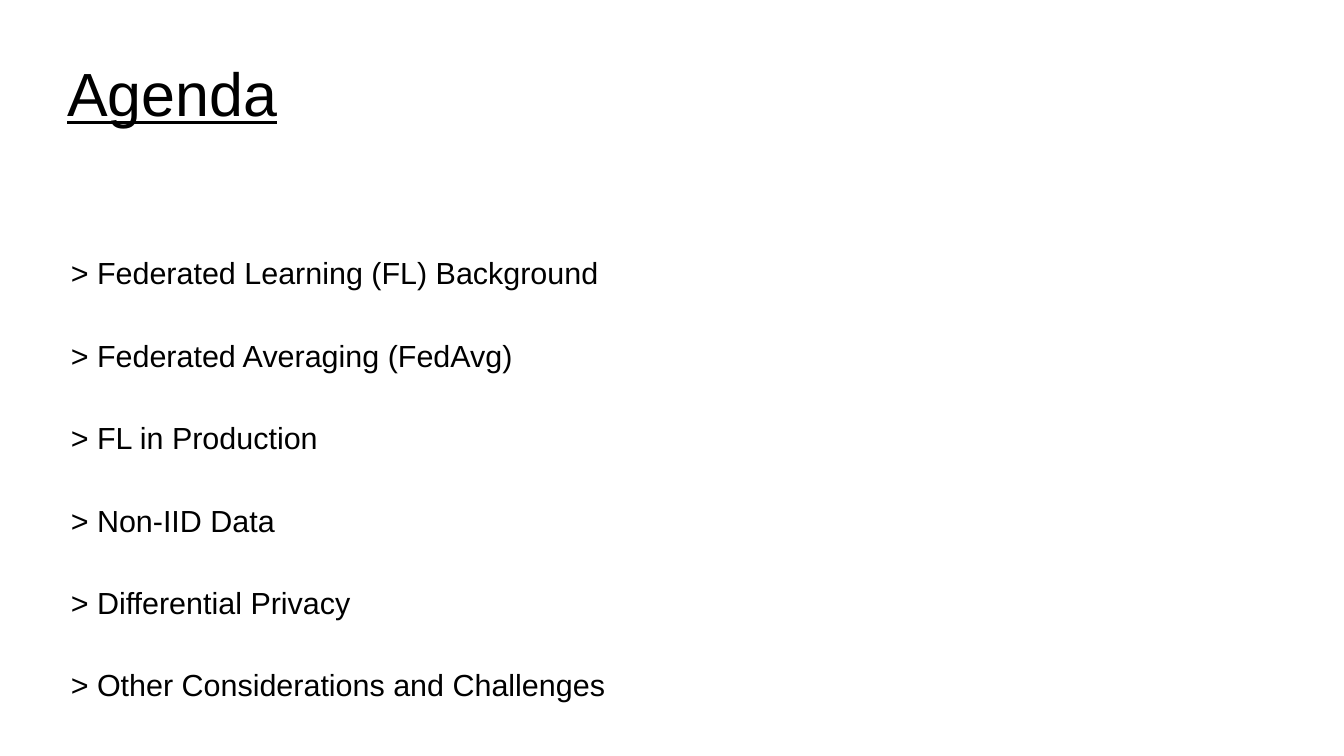
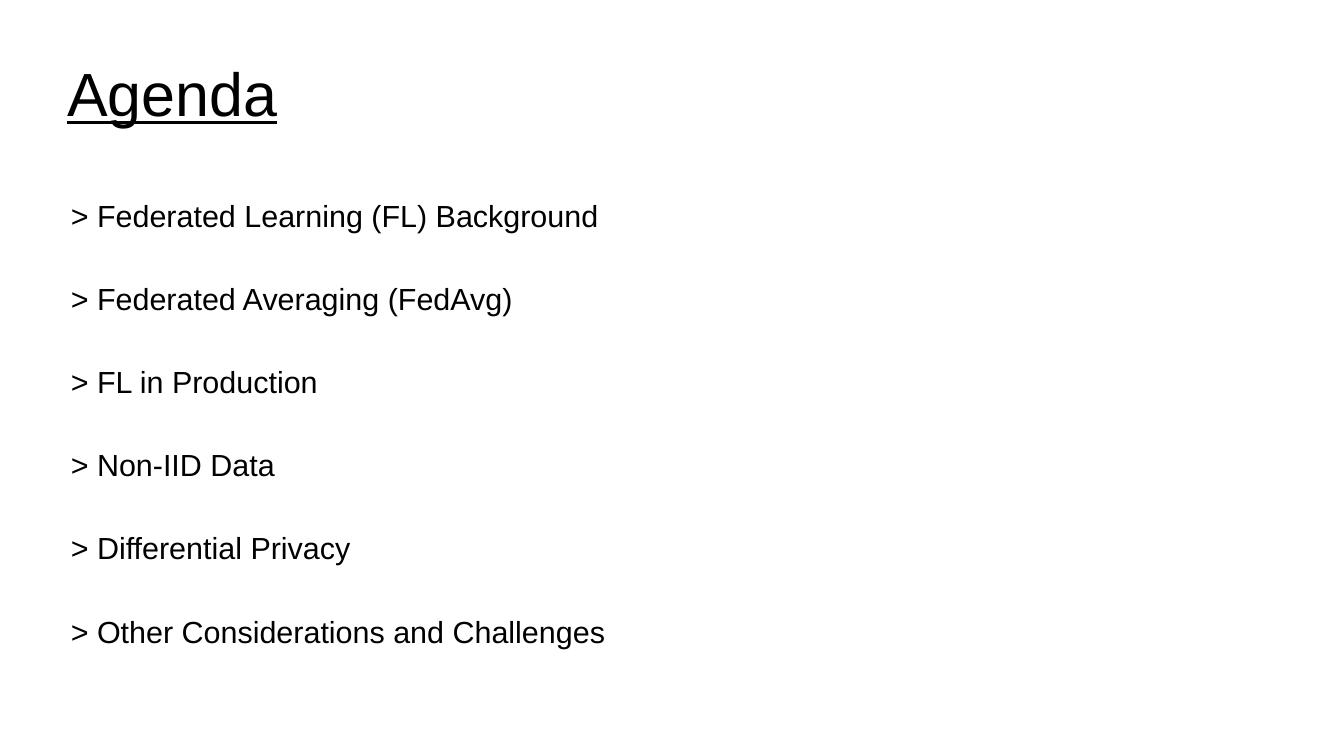
Before and after one commit to UVADS/distributed_computing, a slide deck: slide 2 of 07_distributed_model_training/federated_learning.ppt. Drawn at 1344x756 pixels with LibreOffice and Linux fonts; fonts in the diff are those of the drawing. Boxes give left, top, right and bottom in pixels: in the first picture for what was removed or moved away, otherwise in the second. Text is boxed around its words. In the diff, an @@ line names an element or a change of style, - is before the commit and + after.

```diff
--- a/07_distributed_model_training/federated_learning.ppt
+++ b/07_distributed_model_training/federated_learning.ppt
@@ text "> Federated Learning (FL) Background" rewrapped from [97, 262, 605, 702] to [97, 205, 605, 649] @@
```
Also in this commit, not shown: 3 other slides changed, 2 slides added, 1 slide removed, 1 other file.
